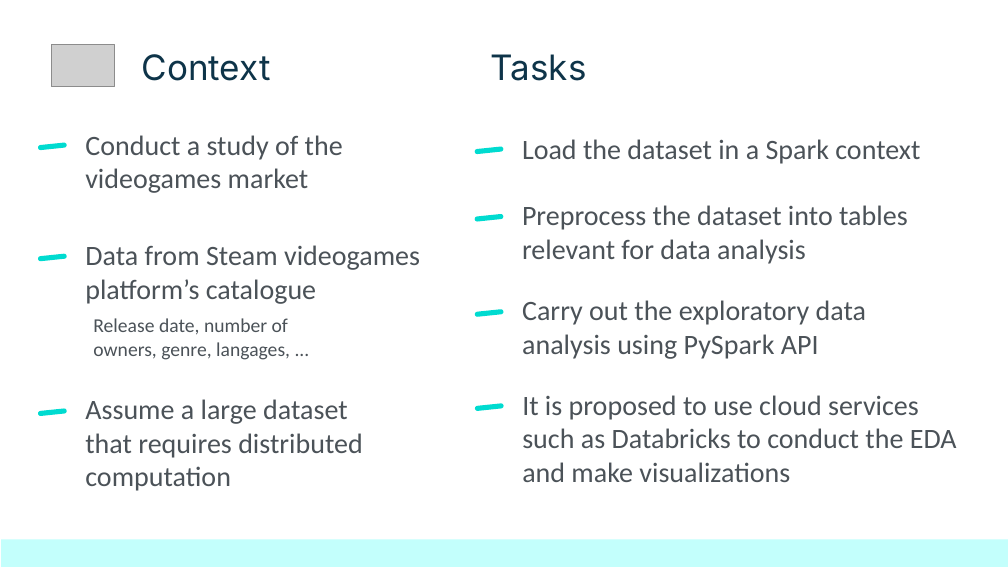
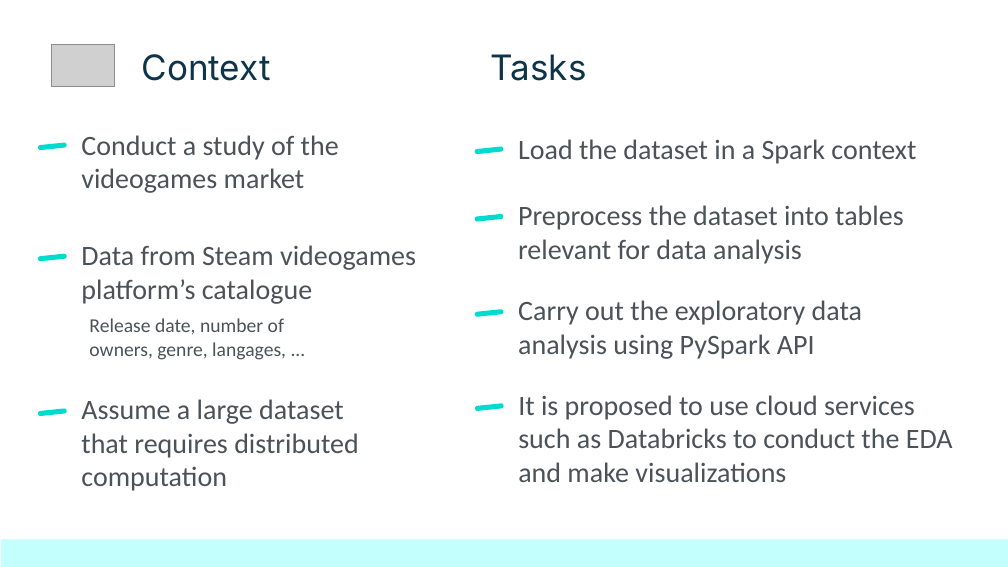
Before and after one commit to netesf13d/jedha-projects, a slide deck: slide 2 of 1-02-Steam_videogames_platform/presentation/Presentation - 1-02 - Steam videogames platform.odp. Drawn at 1008x567 pixels with LibreOffice and Linux fonts; fonts in the diff are those of the drawing; grey boxes stand for pictures. Boxes give left, top, right and bottom in pixels: in the first picture for what was removed or moved away, otherwise in the second. Text is boxed around its words. In the diff, an @@ line names an element or a change of style, - is before the commit and + after.

```diff
--- a/1-02-Steam_videogames_platform/presentation/Presentation - 1-02 - Steam videogames platform.odp
+++ b/1-02-Steam_videogames_platform/presentation/Presentation - 1-02 - Steam videogames platform.odp
@@ 8 titles: place and size @@
-8 titles at bbox=[85, 135, 957, 491]
+8 titles at bbox=[81, 135, 953, 491]
```
Also in this commit, not shown: 2 other slides changed, 1 slide added, 6 slides removed, 34 other files.
